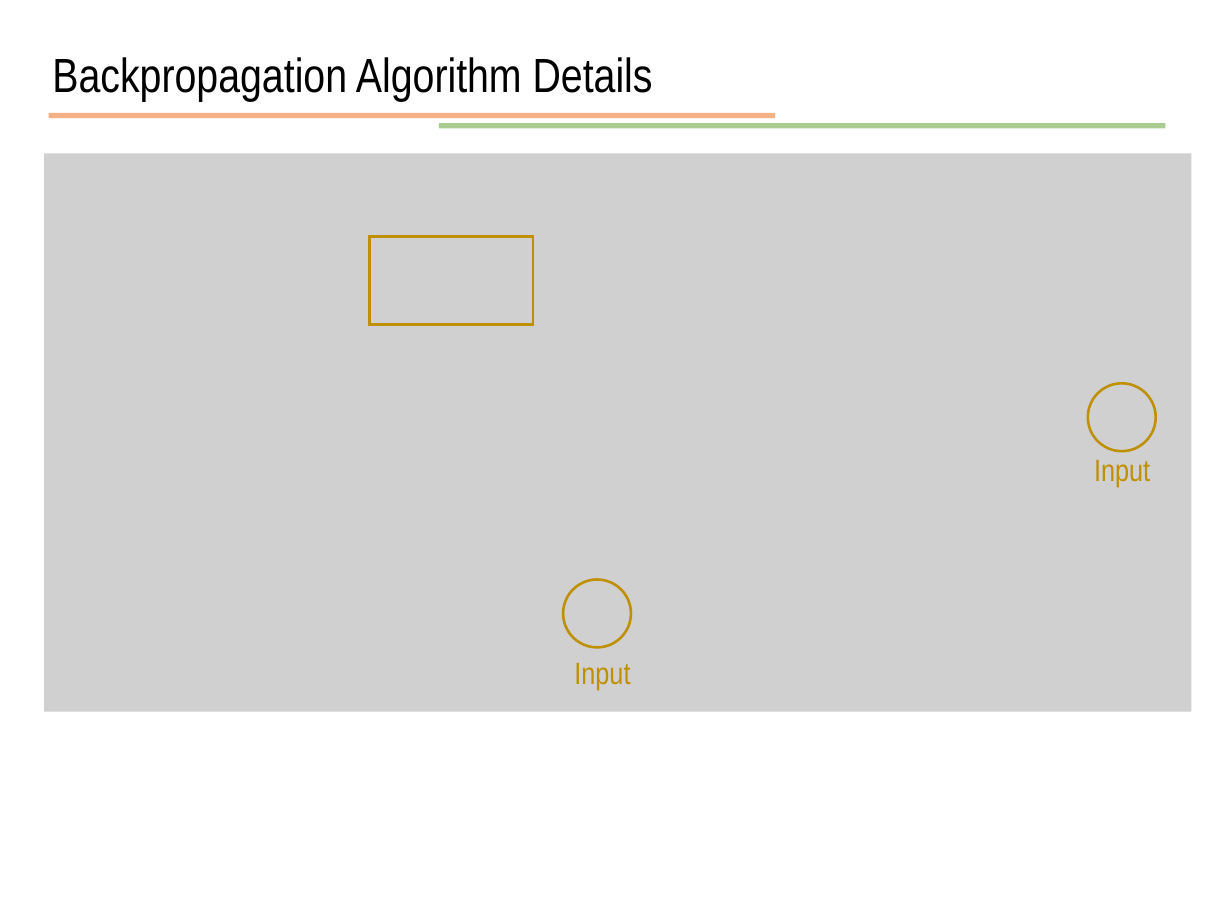
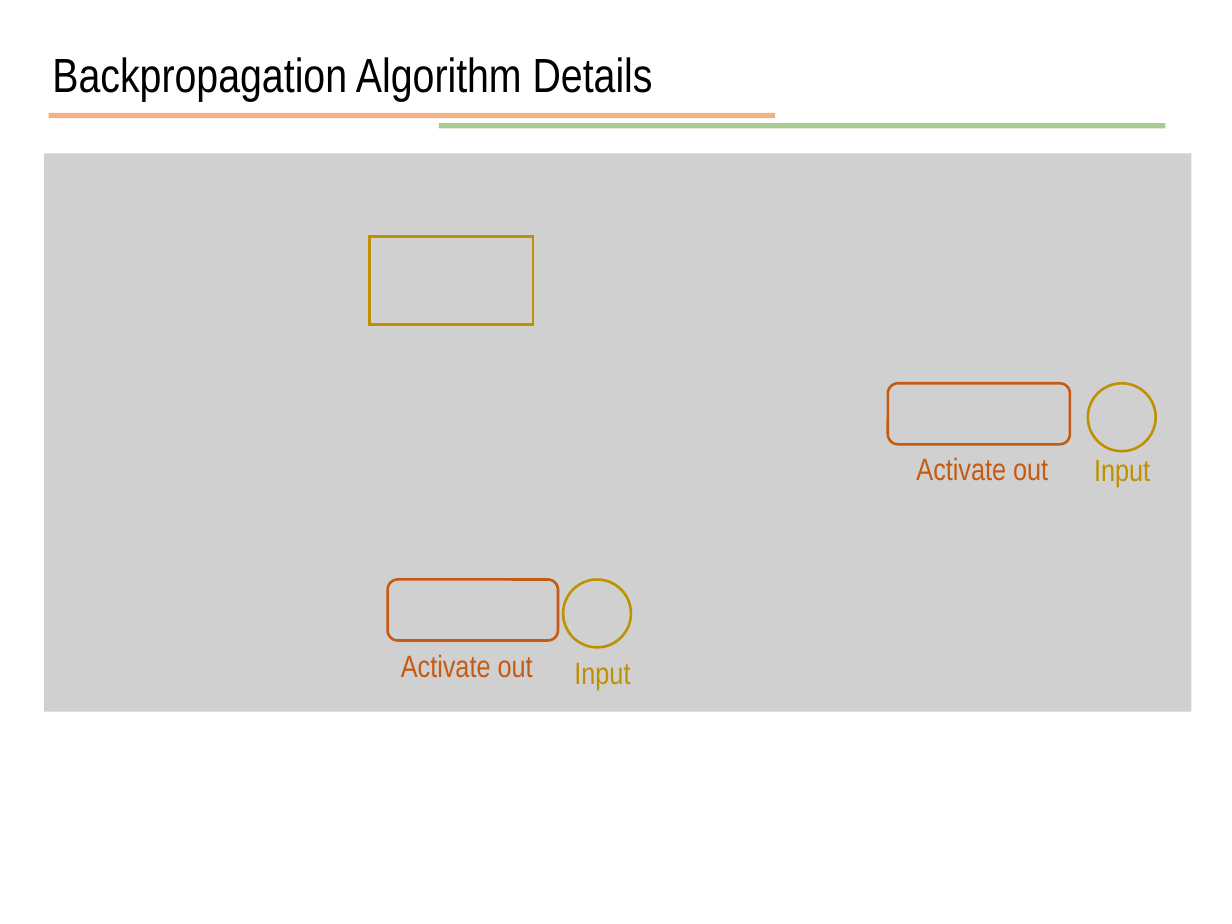
Before and after one commit to JunetaeKim/DeepLearningClass, a slide deck: slide 24 of Week7/week7 Backpropagation Algorithm Details.pptx. Drawn at 1232x924 pixels with LibreOffice and Linux fonts; fonts in the diff are those of the drawing; grey boxes stand for pictures. Boxes give left, top, right and bottom in pixels: in the first picture for what was removed or moved away, otherwise in the second. Text is boxed around its words. In the diff, an @@ line names an element or a change of style, - is before the commit and + after.

```diff
--- a/Week7/week7 Backpropagation Algorithm Details.pptx
+++ b/Week7/week7 Backpropagation Algorithm Details.pptx
@@ rounded rectangle added at bbox=[888, 383, 1071, 445], outline #C55A11 1.5 pt @@
@@ text added at bbox=[916, 457, 1048, 481], 18 pt, text #C55A11 @@
+Activate out
@@ rounded rectangle added at bbox=[388, 579, 558, 641], outline #C55A11 1.5 pt @@
@@ text added at bbox=[401, 654, 533, 678], 18 pt, text #C55A11 @@
+Activate out
```
Also in this commit, not shown: 13 other slides changed, 1 slide added, 1 other file.
